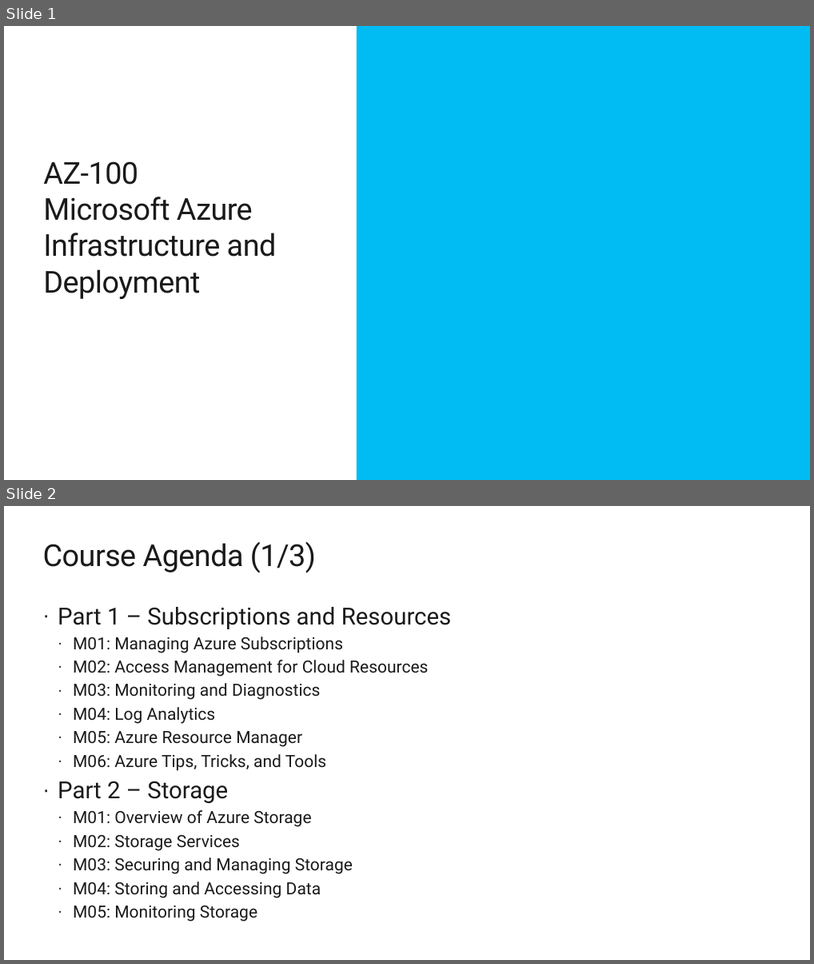
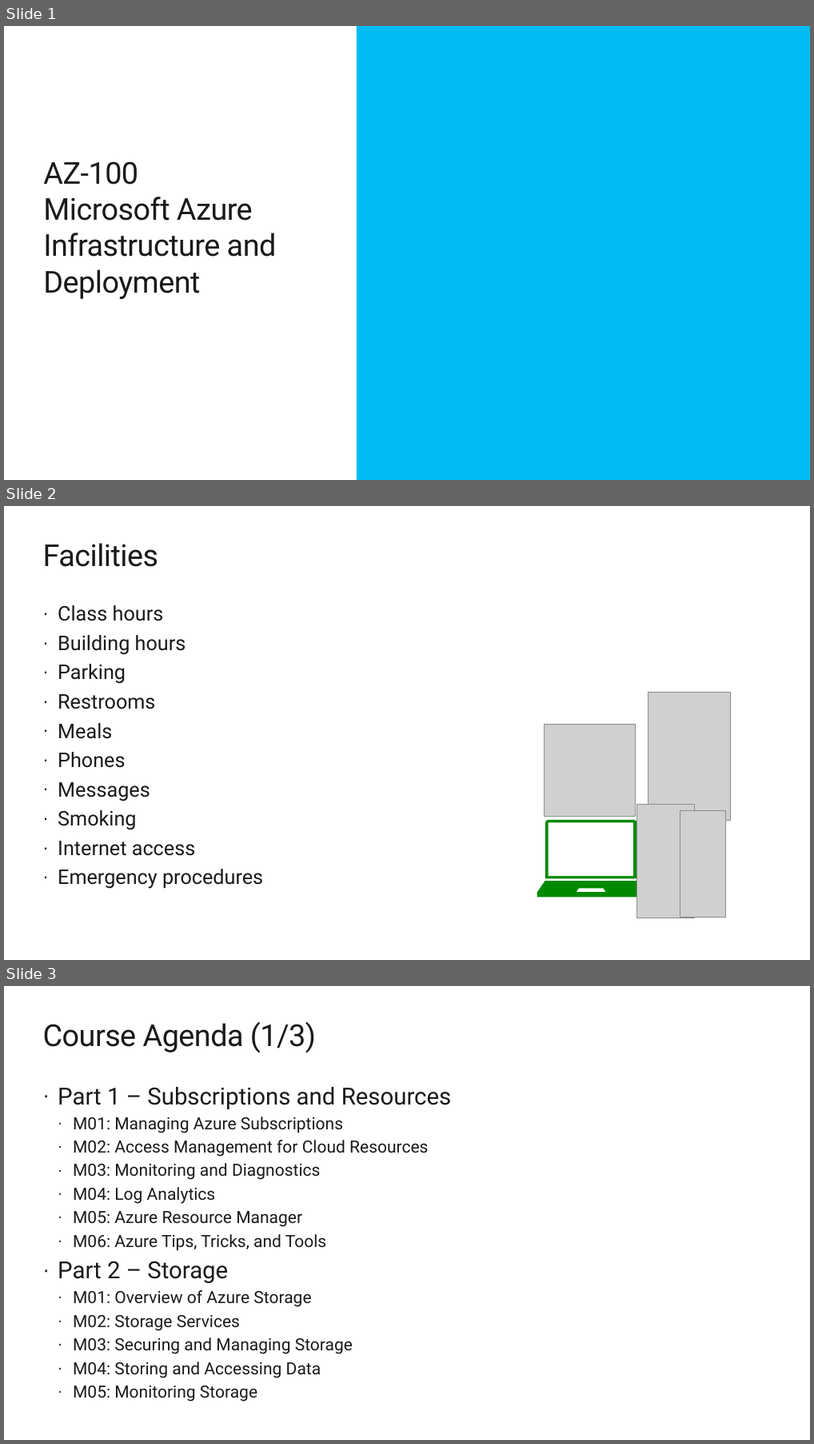
Before and after one commit to renaudwangler/ib, a slide deck: ib1/extra/AZ-100IntroA.pptx. Shown one above the other, each under a label of ours: slides 1 and 2 before the commit, slides 1, 2 and 3 after it. The pictures are 814x964 and 814x1444 pixels, drawn with LibreOffice and Linux fonts; fonts in the diff are those of the drawing; grey boxes stand for pictures; background and template pictures are left out. Boxes give left, top, right and bottom in pixels: in the first picture for what was removed or moved away, otherwise in the second. Text is boxed around its words. In the diff, an @@ line names an element or a change of style, - is before the commit and + after.

```diff
--- a/ib1/extra/AZ-100IntroA.pptx
+++ b/ib1/extra/AZ-100IntroA.pptx
@@ slide 2 added at (x1=4, y1=506, x2=810, y2=960), background #FFFFFF @@
@@ title added at (x1=43, y1=543, x2=158, y2=567), 36 pt, text #1A1A1A @@
+Facilities
@@ text added at (x1=58, y1=605, x2=263, y2=888), 24 pt, text #1A1A1A @@
+· Class hours
+· Building hours
+· Parking
+· Restrooms
+· Meals
+· Phones
+· Messages
+· Smoking
+· Internet access
+· Emergency procedures
@@ picture added at (x1=649, y1=692, x2=731, y2=820) @@
@@ picture added at (x1=544, y1=724, x2=635, y2=816) @@
@@ picture added at (x1=638, y1=804, x2=695, y2=917) @@
@@ picture added at (x1=680, y1=810, x2=727, y2=916) @@
@@ group added at (x1=538, y1=820, x2=646, y2=896): 2 freeform shapes, 2 rectangles @@
@@ what was slide 2 is now slide 3 @@
```
Also in this commit, not shown: 1 other slide added, 2 other files.
